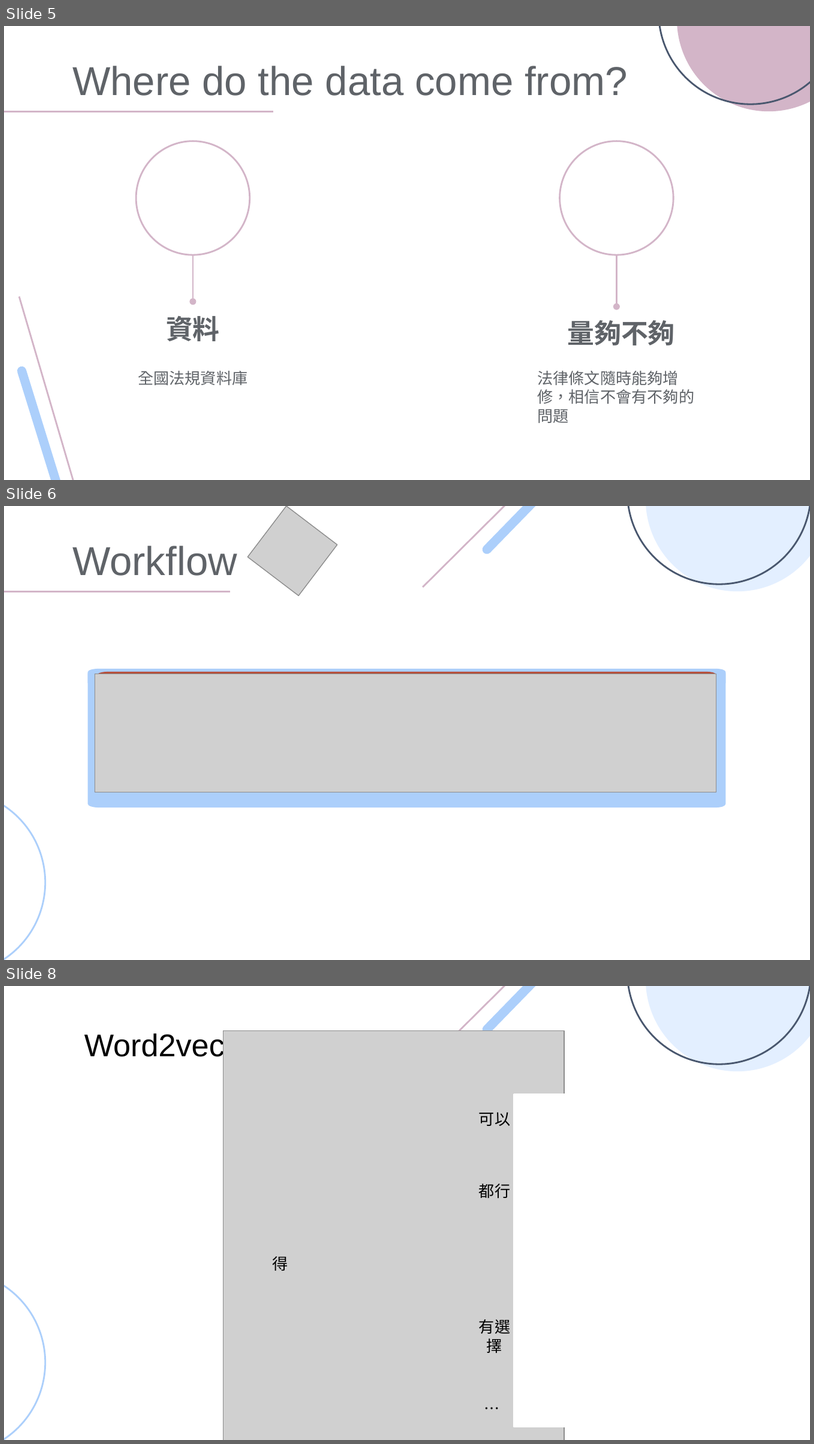
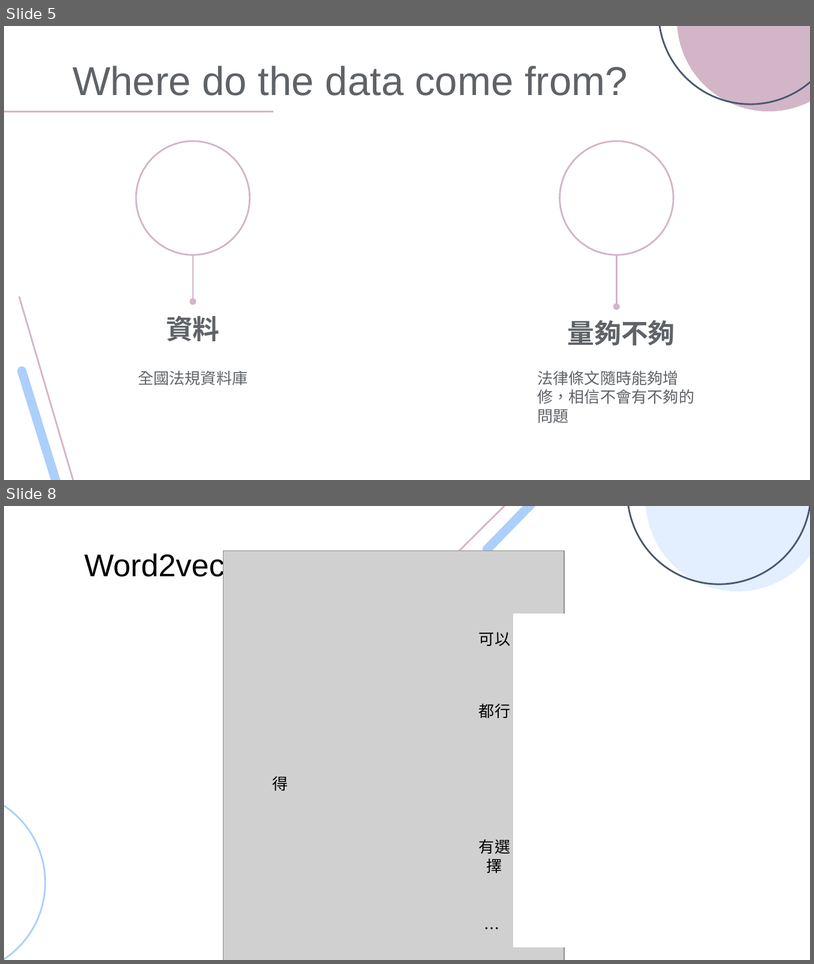
Before and after one commit to sun-wt/deadline-, a slide deck: Project_deadline.pptx. Shown one above the other, each under a label of ours: slides 5, 6 and 8 before the commit, slides 5 and 8 after it; the slides between them are not shown. The pictures are 814x1444 and 814x964 pixels, drawn with LibreOffice and Linux fonts; fonts in the diff are those of the drawing; grey boxes stand for pictures. Boxes give left, top, right and bottom in pixels: in the first picture for what was removed or moved away, otherwise in the second. Text is boxed around its words. In the diff, an @@ line names an element or a change of style, - is before the commit and + after.

```diff
--- a/Project_deadline.pptx
+++ b/Project_deadline.pptx
@@ slide 6 removed at [4,506,810,960], background #FFFFFF; not listed: 5 template elements that a slide beside it also shows @@
@@ picture removed at [248,506,337,595] @@
@@ title removed at [72,546,237,576] @@
-Workflow
@@ line removed from (231, 591) to (4, 591) @@
@@ picture removed at [95,674,716,792] @@
@@ group removed at [88,669,726,807]: 4 freeform shapes @@
```
Also in this commit, not shown: 4 slides changed, 7 slides added, 1 other file.
